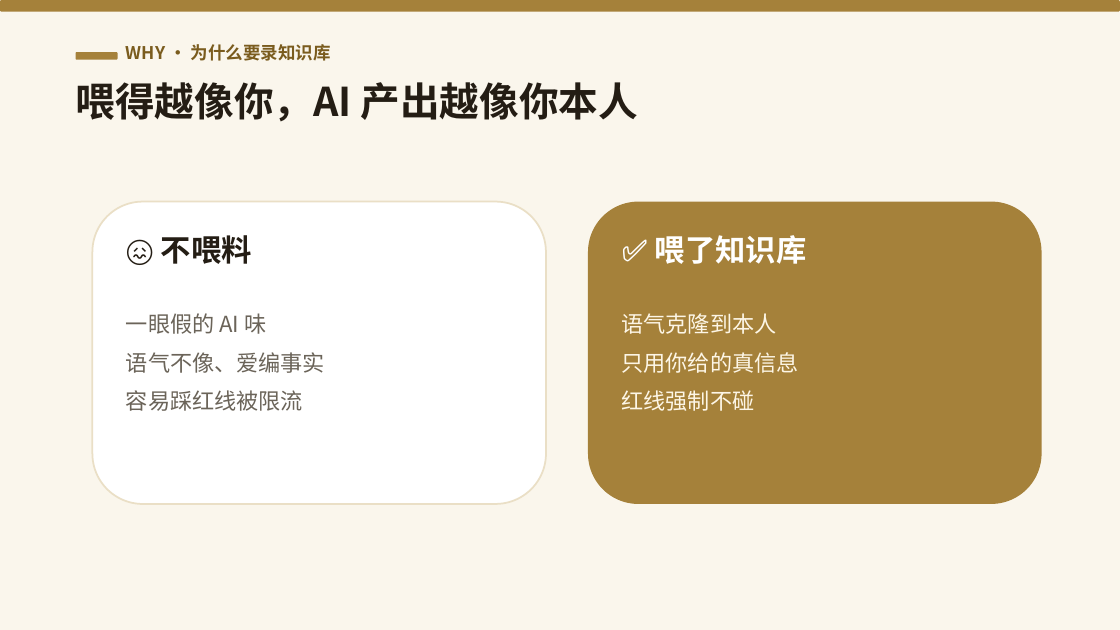
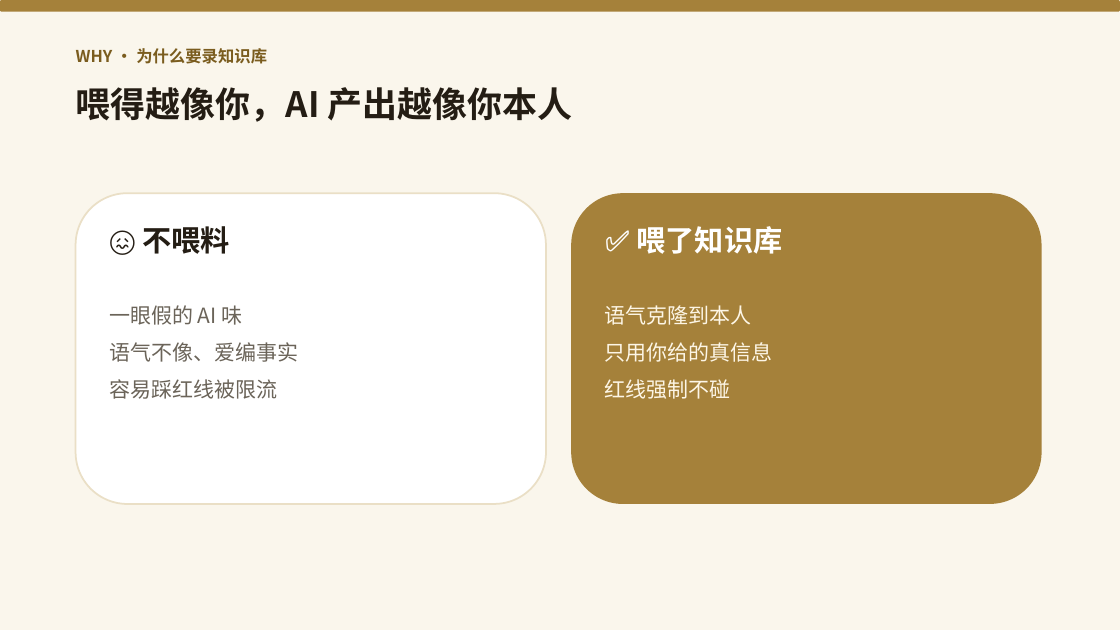
Before and after one commit to yonglin22/xhsneirongshengcheng, a slide deck: slide 2 of 教学-智能体知识库录入.pptx. Drawn at 1120x630 pixels with LibreOffice and Linux fonts; fonts in the diff are those of the drawing. Boxes give left, top, right and bottom in pixels: in the first picture for what was removed or moved away, otherwise in the second. Text is boxed around its words. In the diff, an @@ line names an element or a change of style, - is before the commit and + after.

```diff
--- a/教学-智能体知识库录入.pptx
+++ b/教学-智能体知识库录入.pptx
@@ text "WHY · 为什么要录知识库": place and size @@
-text "WHY · 为什么要录知识库" at (126,44,331,61)
+text "WHY · 为什么要录知识库" at (76,48,267,64)
@@ text "WHY · 为什么要录知识库" at (76,48,267,64): size 15 to 14 pt @@
@@ rounded rectangle removed at (76,52,118,60) @@
@@ text "喂得越像你，AI 产出越像你本人" at (76,87,573,122): size 34 to 30 pt @@
@@ rounded rectangle: place and size @@
-rounded rectangle at (92,202,546,504)
+rounded rectangle at (76,193,546,504)
@@ rounded rectangle: place and size @@
-rounded rectangle at (588,202,1042,504)
+rounded rectangle at (571,193,1042,504)
@@ text "😖 不喂料": place and size @@
-text "😖 不喂料" at (161,235,252,264)
+text "😖 不喂料" at (143,226,230,254)
@@ text "😖 不喂料" at (143,226,230,254): size 26 to 25 pt @@
@@ text "✅ 喂了知识库" at (637,226,783,254): size 26 to 25 pt @@
@@ text "✅ 喂了知识库": place and size @@
-text "✅ 喂了知识库" at (655,235,807,264)
+text "✅ 喂了知识库" at (637,226,783,254)
@@ text "一眼假的 AI 味": place and size @@
-text "一眼假的 AI 味" at (126,313,325,411)
+text "一眼假的 AI 味" at (109,305,298,399)
@@ text "一眼假的 AI 味" at (109,305,298,399): size 19 to 18 pt @@
@@ text "语气克隆到本人" at (605,305,773,399): size 19 to 18 pt @@
@@ text "语气克隆到本人": place and size @@
-text "语气克隆到本人" at (622,313,799,411)
+text "语气克隆到本人" at (605,305,773,399)
```
Also in this commit, not shown: 10 other slides changed, 1 slide added.
